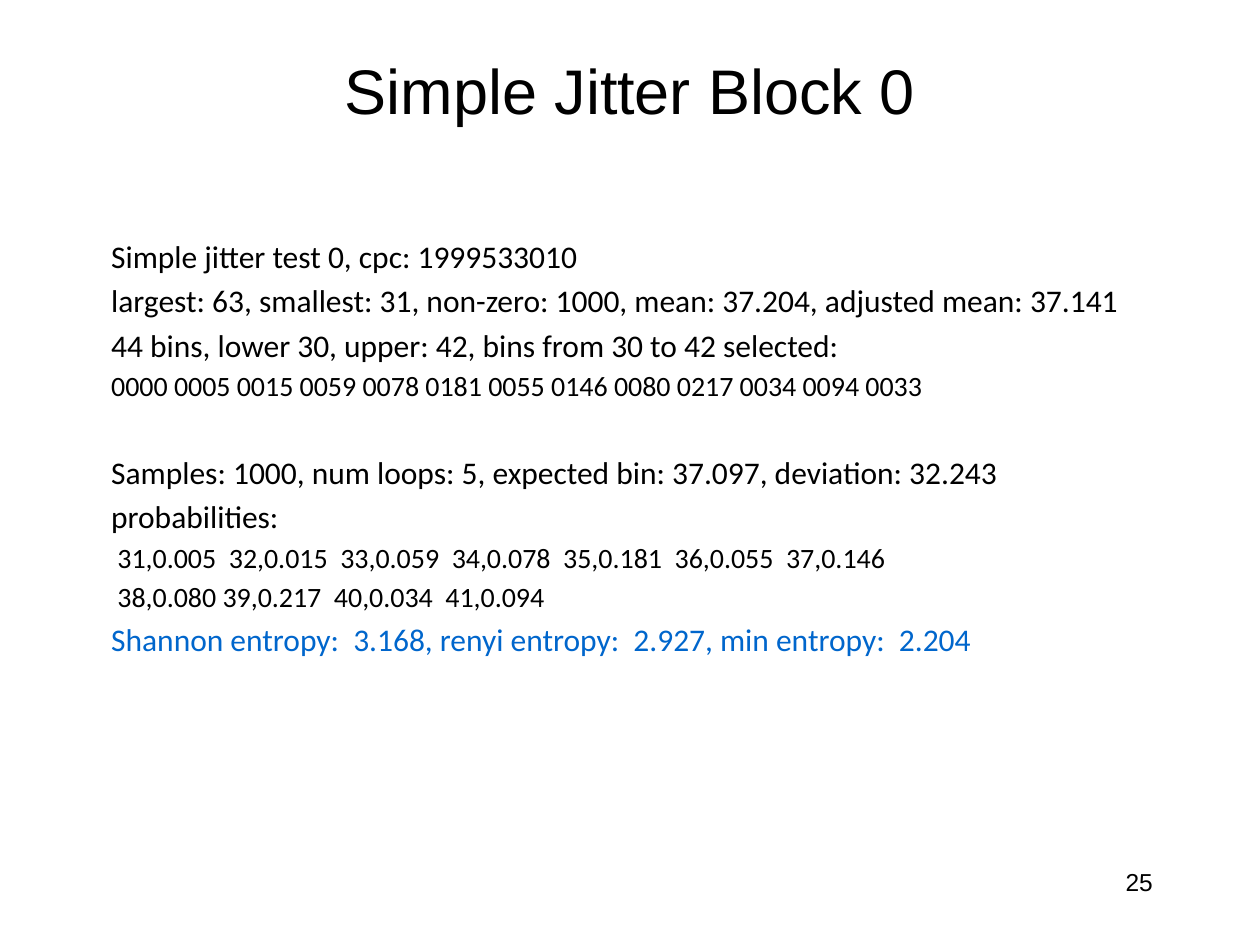
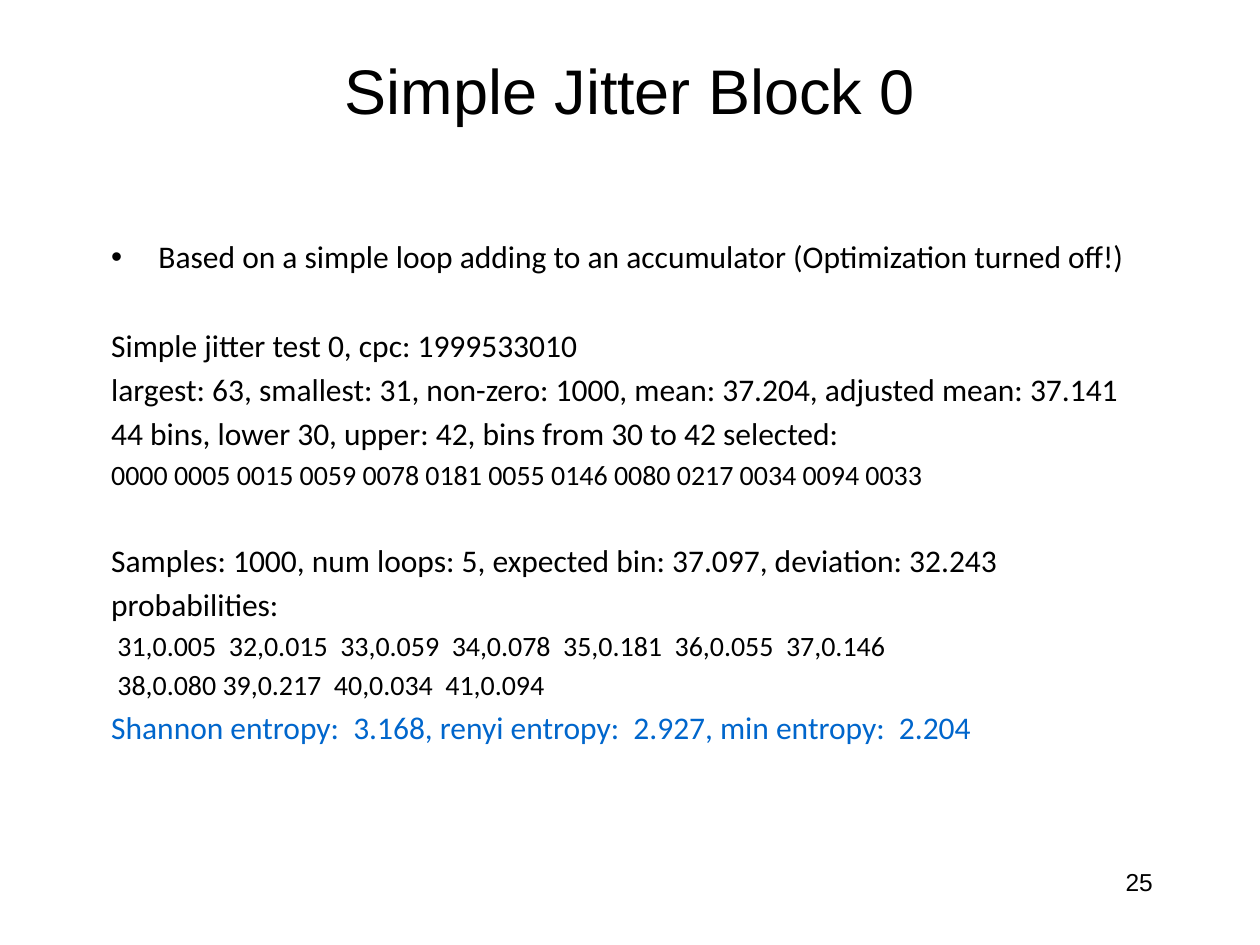
Before and after one commit to jlmucb/class_notes, a slide deck: slide 25 of BerkeleyClass/CS290Spring2013/Lectures/entropy_talk.pptx. Drawn at 1260x945 pixels with LibreOffice and Linux fonts; fonts in the diff are those of the drawing. Boxes give left, top, right and bottom in pixels: in the first picture for what was removed or moved away, otherwise in the second. Text is boxed around its words. In the diff, an @@ line names an element or a change of style, - is before the commit and + after.

```diff
--- a/BerkeleyClass/CS290Spring2013/Lectures/entropy_talk.pptx
+++ b/BerkeleyClass/CS290Spring2013/Lectures/entropy_talk.pptx
@@ text at [158,245,1123,274]: paragraph added @@
+• Based on a simple loop adding to an accumulator (Optimization turned off!)
```
Also in this commit, not shown: 9 other slides changed.
